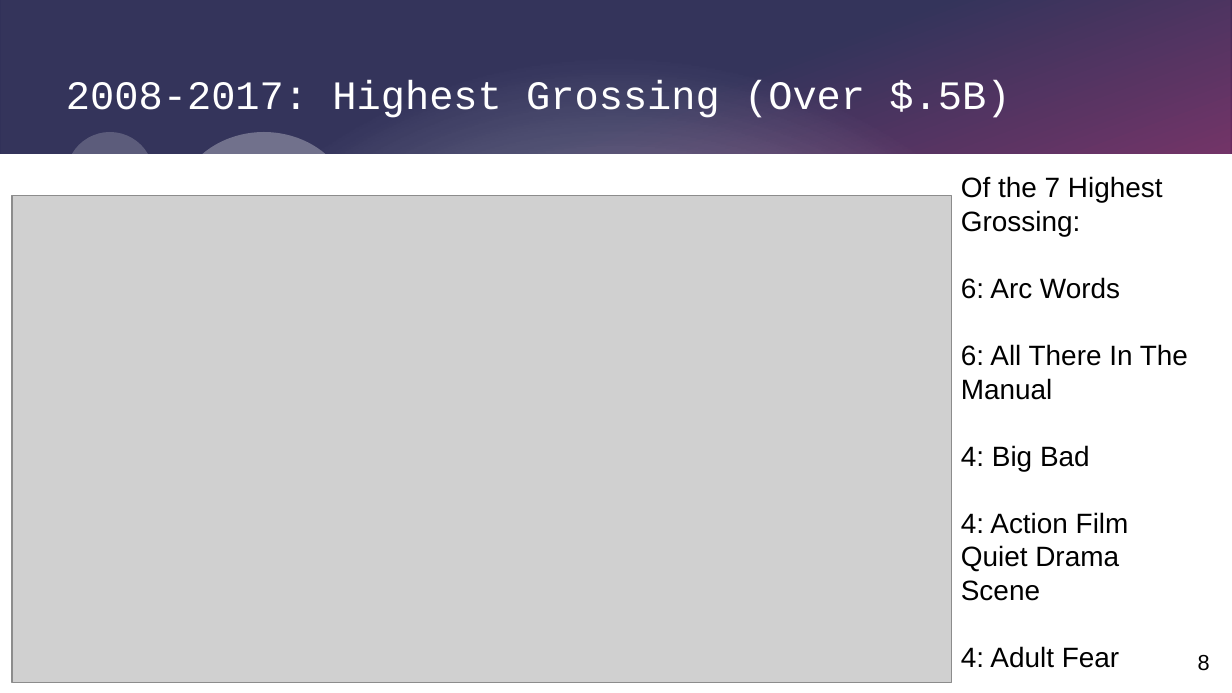
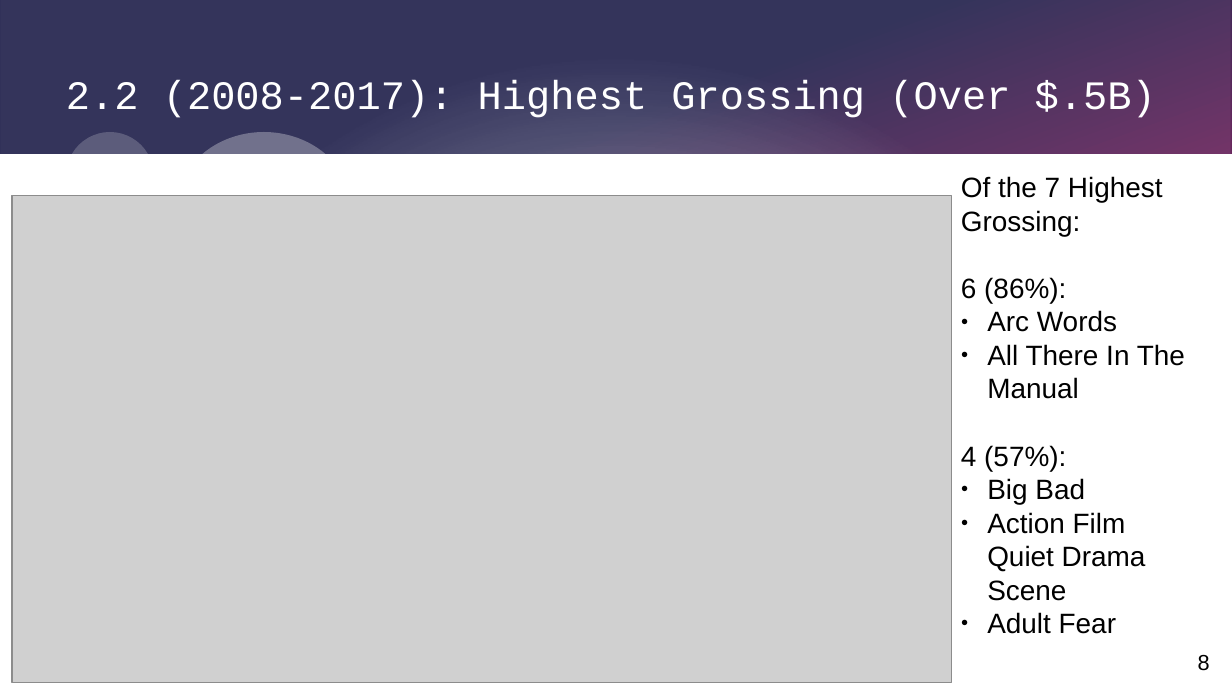
Before and after one commit to SacredFisher/Python_Project, a slide deck: slide 8 of SrikarP_FilmProject.pptx. Drawn at 1232x693 pixels with LibreOffice and Linux fonts; fonts in the diff are those of the drawing; grey boxes stand for pictures. Boxes give left, top, right and bottom in pixels: in the first picture for what was removed or moved away, otherwise in the second. Text is boxed around its words. In the diff, an @@ line names an element or a change of style, - is before the commit and + after.

```diff
--- a/SrikarP_FilmProject.pptx
+++ b/SrikarP_FilmProject.pptx
@@ title at (66, 80, 1156, 118): text changed @@
-2008-2017: Highest Grossing (Over $.5B)
+2.2 (2008-2017): Highest Grossing (Over $.5B)
@@ text at (961, 277, 1185, 634): text changed @@
-6: Arc Words
-6: All There In The Manual
-4: Big Bad
-4: Action Film Quiet Drama Scene
-4: Adult Fear
+6 (86%):
+● Arc Words
+● All There In The Manual
+4 (57%):
+● Big Bad
+● Action Film Quiet Drama Scene
+● Adult Fear
```
Also in this commit, not shown: 10 other slides changed, 1 slide added, 1 slide removed, 1 other file.
